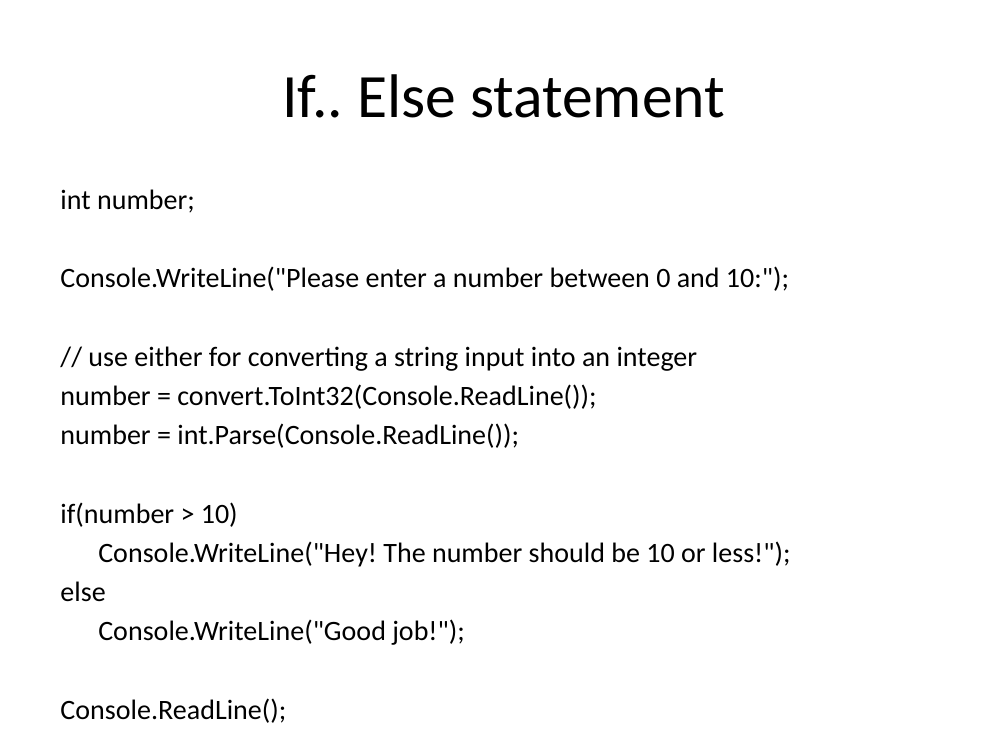
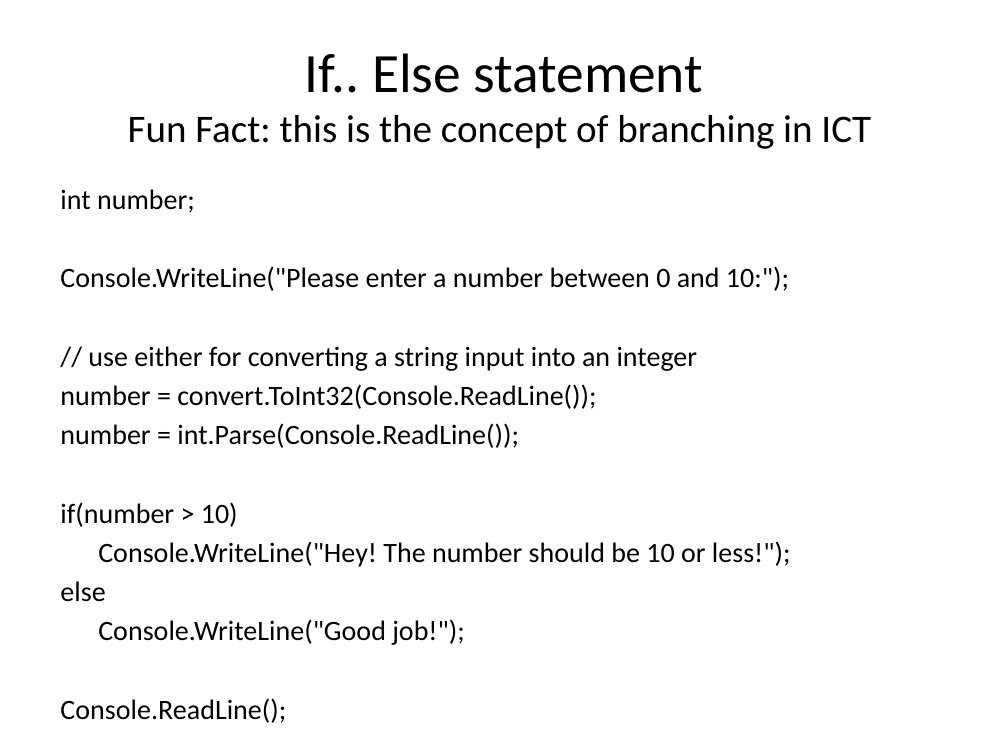
Before and after one commit to st-doms/C-, a slide deck: slide 3 of If Statements - C#.pptx. Drawn at 1008x756 pixels with LibreOffice and Linux fonts; fonts in the diff are those of the drawing. Boxes give left, top, right and bottom in pixels: in the first picture for what was removed or moved away, otherwise in the second. Text is boxed around its words. In the diff, an @@ line names an element or a change of style, - is before the commit and + after.

Commit message:
updates

```diff
--- a/If Statements - C#.pptx
+++ b/If Statements - C#.pptx
@@ title at (128, 53, 871, 149): text changed; size 44 to 27.9 pt @@
-If.. Else statement
+If.. Else statement
+Fun Fact: this is the concept of branching in ICT
```
Also in this commit, not shown: 1 other slide changed.
